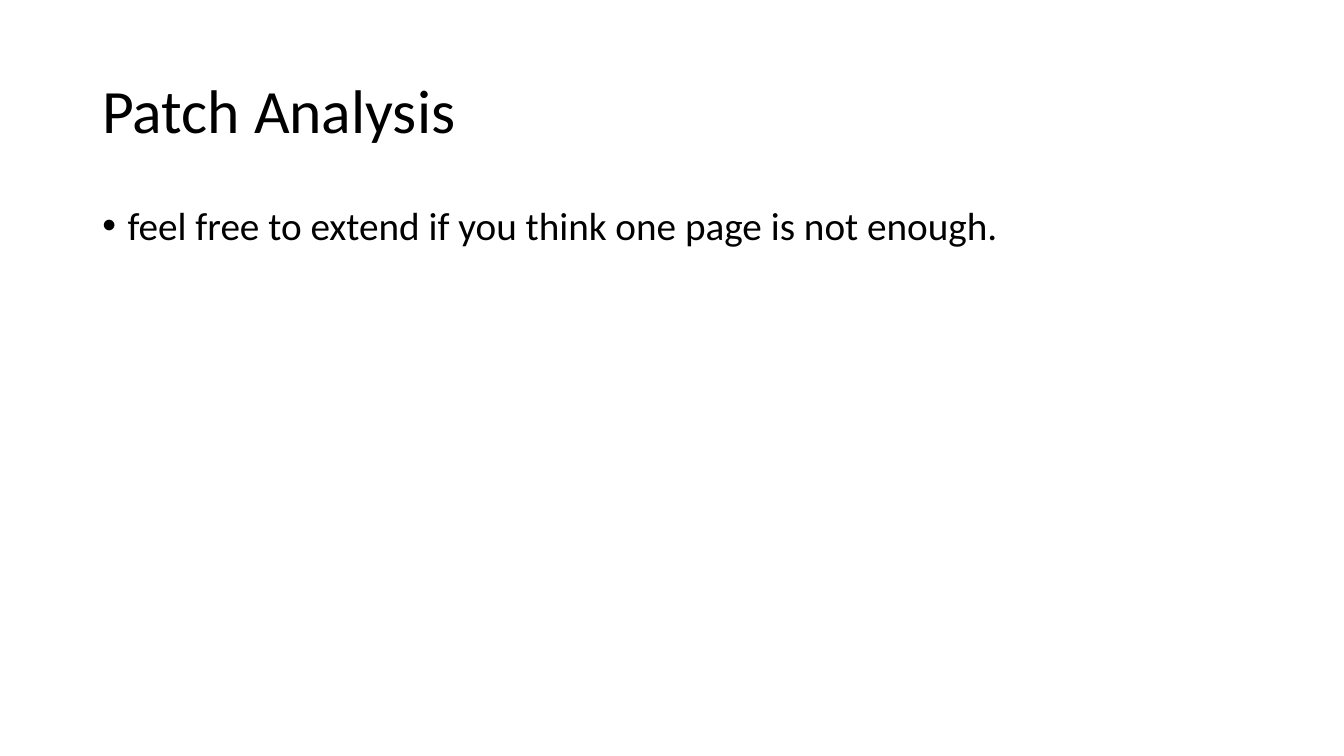
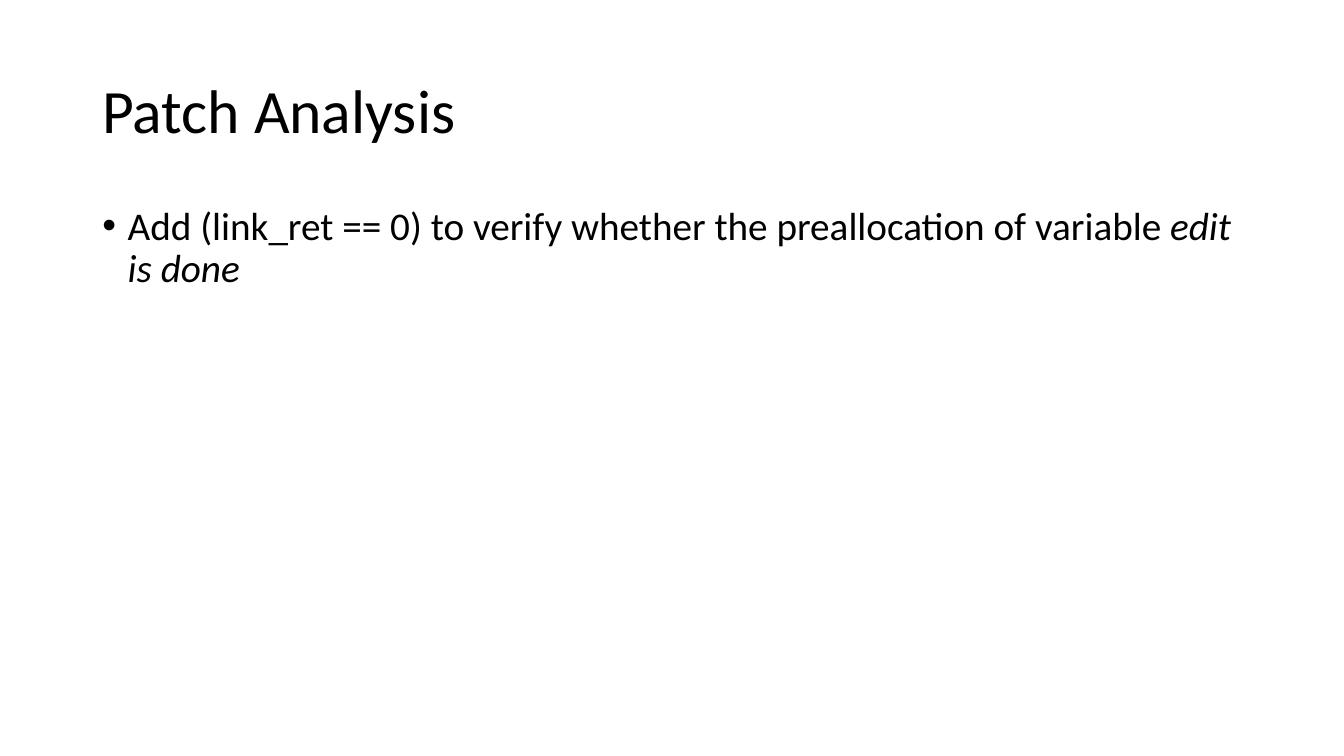
Before and after one commit to mudongliang/Kernel_Vulnerabilities, a slide deck: slide 7 of UAF/2016/CVE-2016-4470.pptx (slide 5 before the commit). Drawn at 1344x756 pixels with LibreOffice and Linux fonts; fonts in the diff are those of the drawing. Boxes give left, top, right and bottom in pixels: in the first picture for what was removed or moved away, otherwise in the second. Text is boxed around its words. In the diff, an @@ line names an element or a change of style, - is before the commit and + after.

```diff
--- a/UAF/2016/CVE-2016-4470.pptx
+++ b/UAF/2016/CVE-2016-4470.pptx
@@ text at <box>128,211,1231,283</box>: text changed @@
-• feel free to extend if you think one page is not enough.
+• Add (link_ret == 0) to verify whether the preallocation of variable edit is done
```
Also in this commit, not shown: 2 other slides changed, 5 slides added, 2 slides removed, 1 other file.
